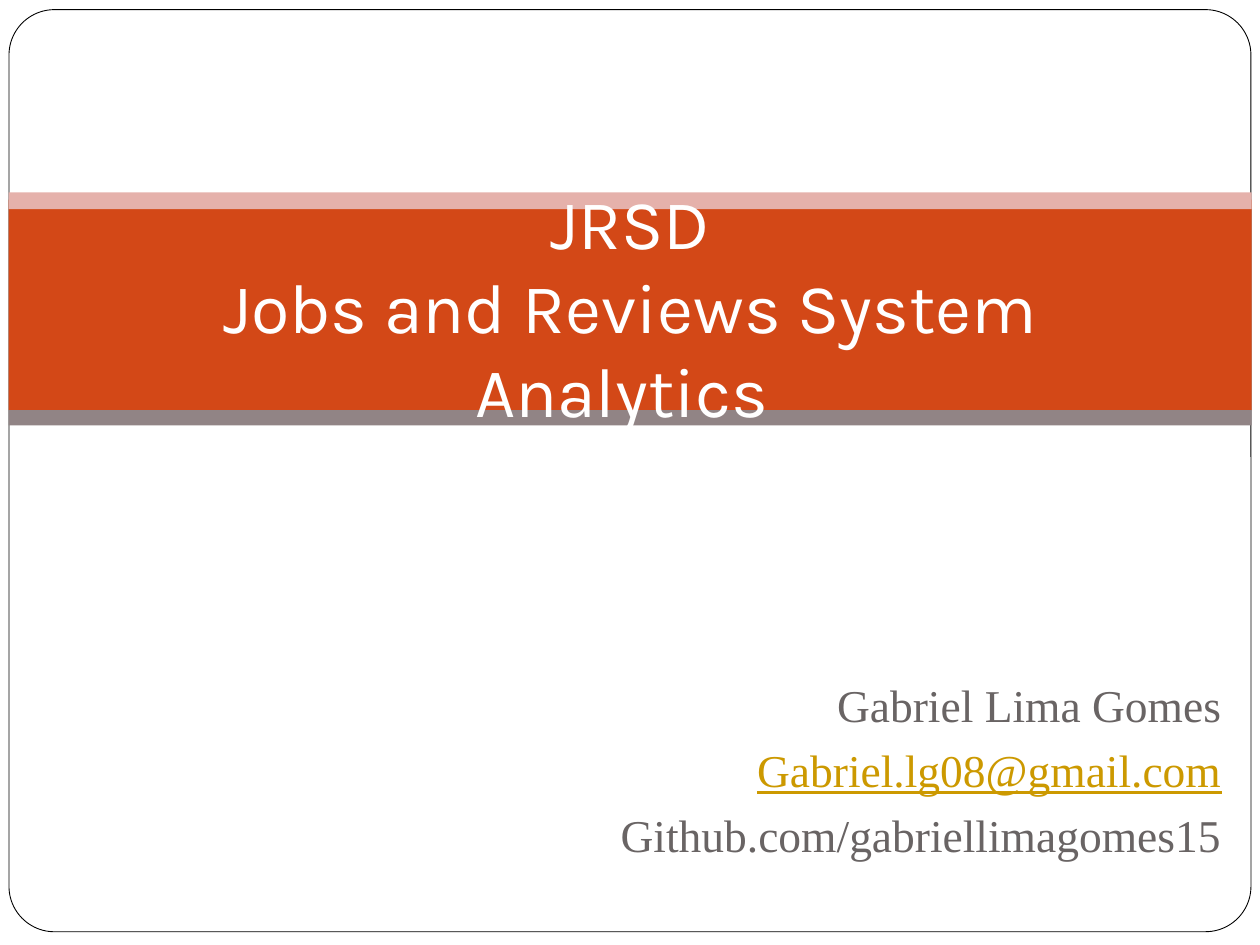
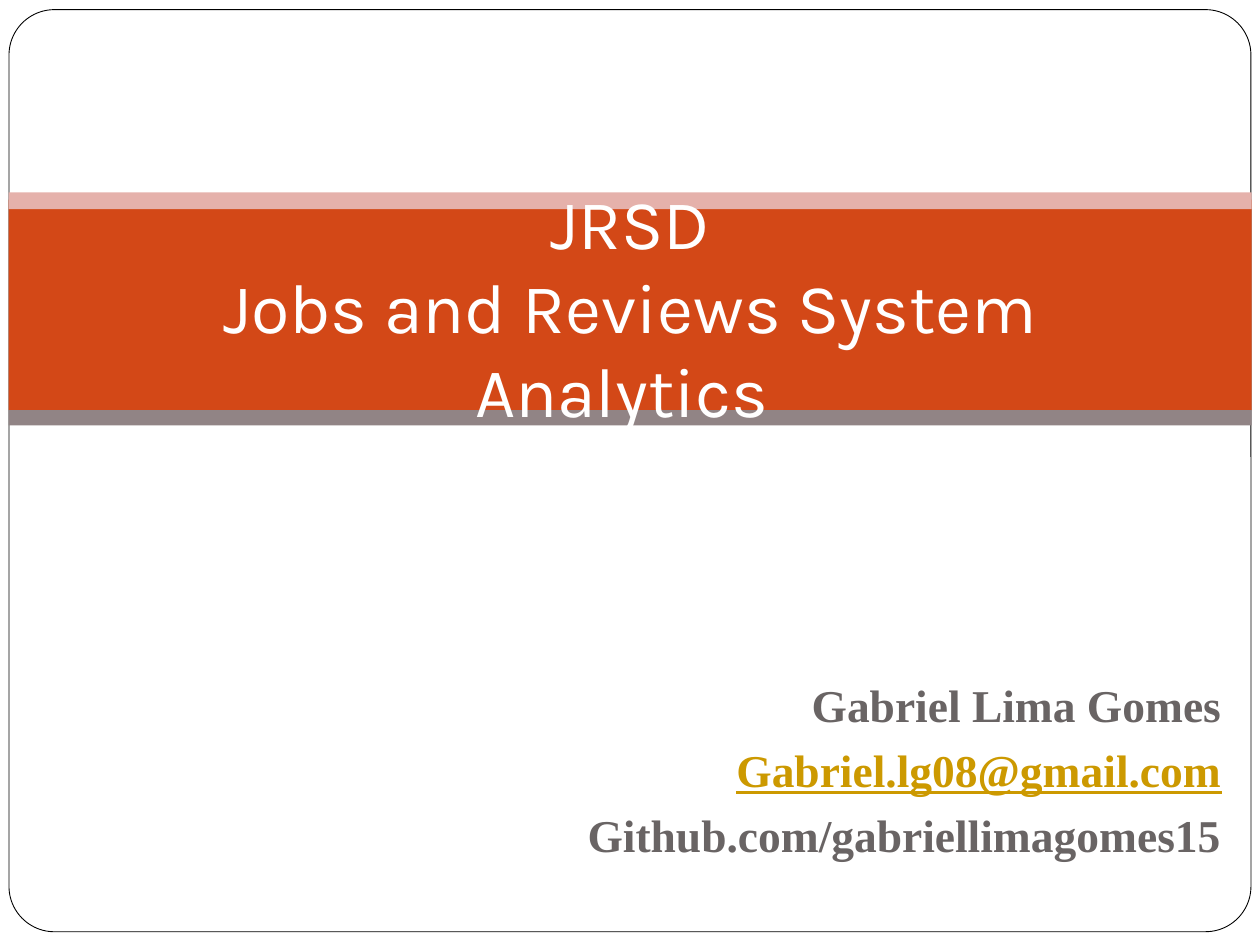
Before and after one commit to gabriellimagomes15/dsa, a slide deck: slide 1 of Apresentacao.pptx. Drawn at 1260x945 pixels with LibreOffice and Linux fonts; fonts in the diff are those of the drawing; background and template pictures are left out. Boxes give left, top, right and bottom in pixels: in the first picture for what was removed or moved away, otherwise in the second. Text is boxed around its words. In the diff, an @@ line names an element or a change of style, - is before the commit and + after.

```diff
--- a/Apresentacao.pptx
+++ b/Apresentacao.pptx
@@ subtitle "Gabriel Lima Gomes" at (588, 690, 1221, 861): bold on @@
```
Also in this commit, not shown: 6 other slides changed, 14 slides added.
